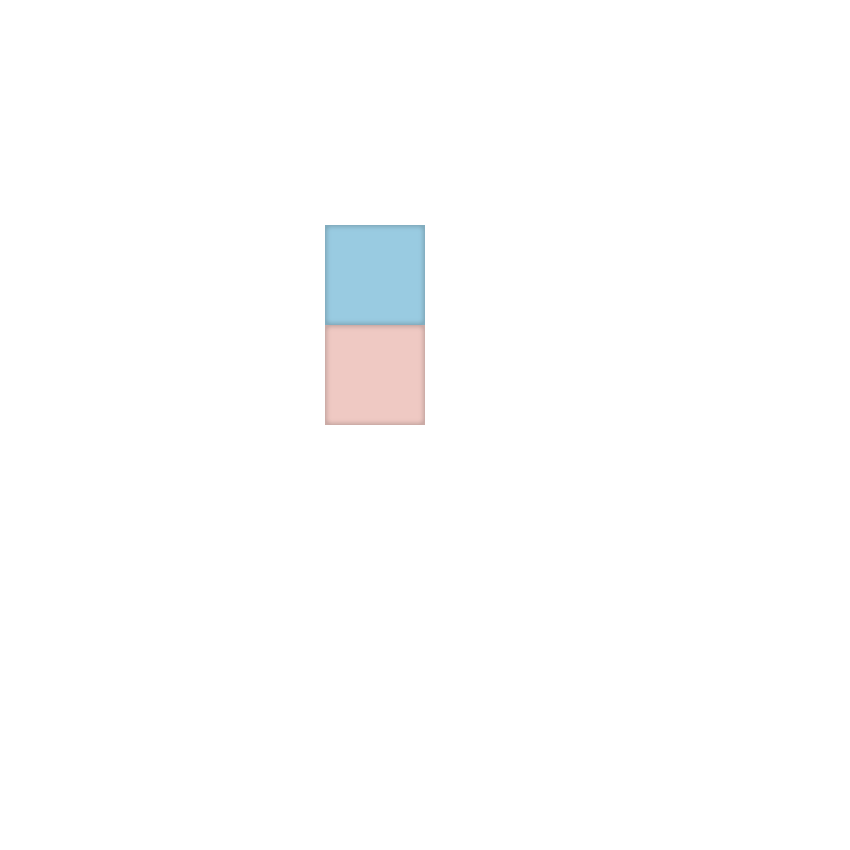
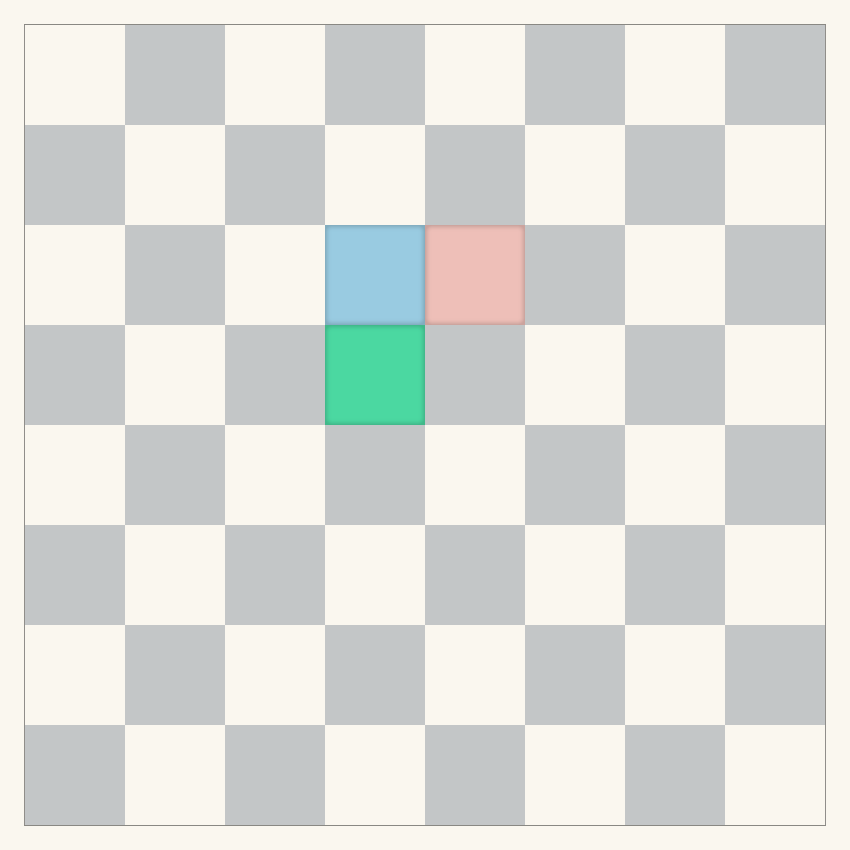
Comparing the layer stacks of the two 850x850 images. Changes:
added layer "InCheck" above "Selected" over left=425, top=225, right=525, bottom=325
painted on "Selected" over left=325, top=325, right=425, bottom=425
showed "white" (3rd of 3) over left=25, top=25, right=825, bottom=825
showed "Outline" over left=24, top=25, right=826, bottom=825
showed "Layer 2" over left=0, top=0, right=850, bottom=850
